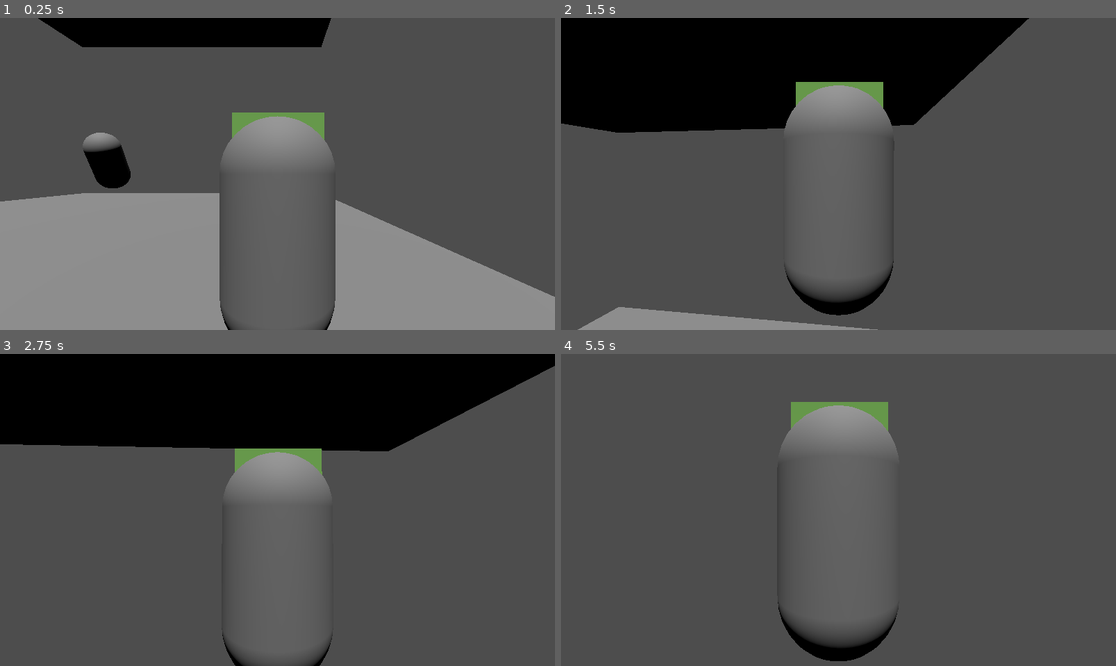
Above: before the commit, frames 1-4 (two rows, left to right).
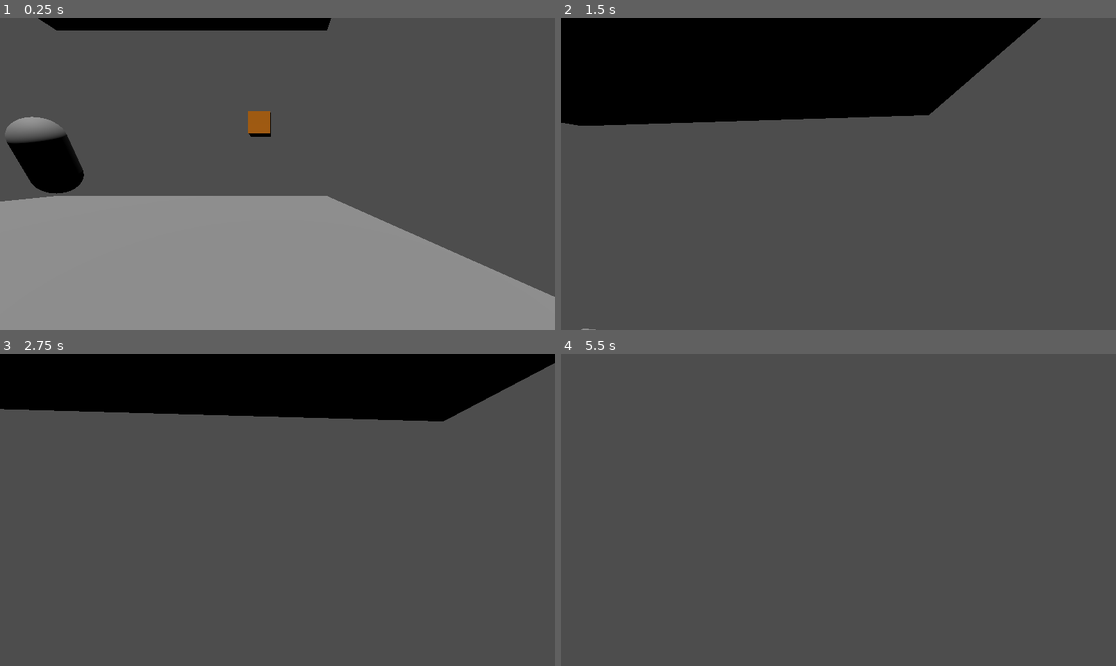
Above: after the commit, the same moments.

Repository: Noob-97/badideasjam
Game: Godot game, scene res://first_level.tscn
The game is run twice, just before and just after one commit, with the same random seed, the same clock (stepped at 60 frames per second) and the same inputs.
Inputs (mouse positions are in pixels of both pictures, inside the frame that each line leads up to):
- Up to frame 1 (0.25 s): no input
- Up to frame 2 (1.5 s): move the mouse to (866, 174) at 0.52 s; hold W (forward) from 0.53 s (still down); right-click (866, 174) at 0.6 s; tap Space (jump) at 0.77, 1.07 s; tap E (grab, bound only after the commit) at 0.8, 1.35 s; move the mouse to (810, 174) at 1.27 s
- Up to frame 3 (2.75 s): keep holding W (forward); tap Space (jump) at 1.52, 1.82, 2.3 s; tap Shift (retain_gravity, bound only after the commit) at 1.55 s; move the mouse to (288, 503) at 2.02 s; hold Shift (retain_gravity, bound only after the commit) from 2.03 s (still down)
- Up to frame 4 (5.5 s): move the mouse to (832, 516) at 2.77 s; release Shift (retain_gravity, bound only after the commit) at 2.78 s; tap Space (jump) at 2.85, 3.02, 3.32, 3.77, 4.07, 4.52, 4.82, 5.3 s; right-click (832, 516) at 3.05 s; move the mouse to (877, 513) at 3.52 s; right-click (877, 513) at 3.6 s; tap E (grab, bound only after the commit) at 3.8, 5.1 s; move the mouse to (794, 506) at 4.27 s; tap L (unlock_mouse) at 4.35 s; tap Shift (retain_gravity, bound only after the commit) at 4.55 s; move the mouse to (866, 510) at 5.02 s; release W (forward) at 5.03 s; hold S (backward) from 5.03 s (still down)

The runs differ from the first frame. In frame 1, 18% of the frame differs, in the area x 0-61%, y 4-100%; in frame 2, 7.0%; in frame 3, 11%; in frame 4, 4.1%.

Commit message:
Grabbing, Boxes and Gravity Retain

Diff:
--- a/Scripts/Components/Player.gd
+++ b/Scripts/Components/Player.gd
@@ -3,8 +3,10 @@
 @export_group("Configuration")
 @export var char_component: CharacterComponent
 @export var head: Node3D
+@export var GrabSpot : Node3D
 @export var camera: Camera3D
 @export var above: RayCast3D
+@export var GrabRay: RayCast3D
 @export var player_mesh: MeshInstance3D
 var prev_rotation: Vector3
 var prev_mouse_move: float
@@ -12,6 +14,9 @@
 var buffer_time: float = 0.1
 var prev_delta: float
 var rotate: bool = false
+var grabbing: bool = false
+
+signal ChangedGravity
 
 func _input(event):
 	if event.is_action_pressed("unlock_mouse"):
@@ -41,14 +46,17 @@
 		await get_tree().create_timer(buffer_time).timeout
 		jump_buffer = false
 	if Input.is_action_just_pressed("change_gravity"):
-		char_component.gravity = -char_component.gravity
-		char_component.jump_power = -char_component.jump_power
-		char_component.gravity_mode= not char_component.gravity_mode
-		if (char_component.gravity_mode):
-			up_direction = Vector3.DOWN
-		else:
-			up_direction = Vector3.UP
-		rotate = true
+		ChangedGravity.emit()
+
+		if not Input.is_action_pressed("retain_gravity"):
+			char_component.gravity = -char_component.gravity
+			char_component.jump_power = -char_component.jump_power
+			char_component.gravity_mode= not char_component.gravity_mode
+			if (char_component.gravity_mode):
+				up_direction = Vector3.DOWN
+			else:
+				up_direction = Vector3.UP
+			rotate = true
 
 	if rotate and above.is_colliding():
 		#var tween = get_tree().create_twewen()
@@ -58,6 +66,16 @@
 
 		#tween.tween_property(player_mesh, "rotation_degrees", Vector3(rotation_degrees.x, rotation_degrees.y, deg), 0.5)
 		rotate = false
+	if Input.is_action_just_pressed("grab"):
+		if grabbing:
+			GrabSpot.get_child(0).maintain_local_pos = false
+			GrabSpot.get_child(0).reparent(get_node("/root/Node3D"))
+			grabbing = false
+		elif not grabbing and GrabRay.is_colliding():
+			if GrabRay.get_collider() is RBBox:
+				GrabRay.get_collider().maintain_local_pos = true
+				GrabRay.get_collider().reparent(GrabSpot)
+				grabbing = true
 
 func _on_touched_ground() -> void:
 	if jump_buffer:
--- /dev/null
+++ b/Scripts/RBBox.gd
@@ -0,0 +1,15 @@
+extends RigidBody3D
+class_name RBBox
+
+@onready var PlayerNode: Player = get_node("/root/Node3D/Player")
+var maintain_local_pos = false
+
+func _ready() -> void:
+	PlayerNode.ChangedGravity.connect(change_gravity)
+
+func change_gravity():
+	gravity_scale = - gravity_scale
+
+func _physics_process(delta: float) -> void:
+	if maintain_local_pos:
+		position = Vector3.ZERO
--- a/first_level.tscn
+++ b/first_level.tscn
@@ -2,6 +2,7 @@
 
 [ext_resource type="PackedScene" uid="uid://bi5nw562aceo6" path="res://player.tscn" id="1_5puvx"]
 [ext_resource type="Script" uid="uid://5jxlp4s0y0k0" path="res://Scripts/rotate.gd" id="1_fnyhn"]
+[ext_resource type="Script" uid="uid://wt73dsylltvo" path="res://Scripts/RBBox.gd" id="3_7m365"]
 
 [sub_resource type="PlaneMesh" id="PlaneMesh_ccbq8"]
 
@@ -11,6 +12,14 @@
 [sub_resource type="CapsuleMesh" id="CapsuleMesh_5puvx"]
 
 [sub_resource type="CapsuleShape3D" id="CapsuleShape3D_fnyhn"]
+
+[sub_resource type="BoxShape3D" id="BoxShape3D_fnyhn"]
+
+[sub_resource type="StandardMaterial3D" id="StandardMaterial3D_7m365"]
+albedo_color = Color(0.89996266, 0.512195, 0, 1)
+
+[sub_resource type="BoxMesh" id="BoxMesh_5nl2g"]
+material = SubResource("StandardMaterial3D_7m365")
 
 [node name="Node3D" type="Node3D" unique_id=1201078613]
 
@@ -47,3 +56,15 @@
 
 [node name="CollisionShape3D" type="CollisionShape3D" parent="NEGATIVE/StaticBody3D" unique_id=501129273]
 shape = SubResource("BoxShape3D_5puvx")
+
+[node name="RBBox" type="Node3D" parent="." unique_id=1070727768]
+transform = Transform3D(1, 0, 0, 0, 1, 0, 0, 0, 1, 5.0453916, 4.138065, -4.482267)
+
+[node name="RigidBody3D" type="RigidBody3D" parent="RBBox" unique_id=537832048]
+script = ExtResource("3_7m365")
+
+[node name="CollisionShape3D" type="CollisionShape3D" parent="RBBox/RigidBody3D" unique_id=2118427896]
+shape = SubResource("BoxShape3D_fnyhn")
+
+[node name="MeshInstance3D" type="MeshInstance3D" parent="RBBox/RigidBody3D" unique_id=346267904]
+mesh = SubResource("BoxMesh_5nl2g")
--- a/player.tscn
+++ b/player.tscn
@@ -13,12 +13,14 @@
 [sub_resource type="BoxMesh" id="BoxMesh_8gbba"]
 material = SubResource("StandardMaterial3D_bo1nx")
 
-[node name="Player" type="CharacterBody3D" unique_id=1187361912 node_paths=PackedStringArray("char_component", "head", "camera", "above", "player_mesh")]
+[node name="Player" type="CharacterBody3D" unique_id=1187361912 node_paths=PackedStringArray("char_component", "head", "GrabSpot", "camera", "above", "GrabRay", "player_mesh")]
 script = ExtResource("1_cvnsp")
 char_component = NodePath("CharacterComponent")
 head = NodePath("CameraHandler/head")
+GrabSpot = NodePath("GrabSpot")
 camera = NodePath("CameraHandler/head/Camera3D")
 above = NodePath("GravityRaycasts/Above")
+GrabRay = NodePath("CameraHandler/head/GrabRaycast")
 player_mesh = NodePath("PlayerMesh")
 
 [node name="CameraHandler" type="Node3D" parent="." unique_id=1502466934]
@@ -28,8 +30,12 @@
 [node name="head" type="Node3D" parent="CameraHandler" unique_id=1814881882]
 
 [node name="Camera3D" type="Camera3D" parent="CameraHandler/head" unique_id=587745314]
-transform = Transform3D(1, 0, 0, 0, 1, 0, 0, 0, 1, 0, 0, 1.8180137)
+transform = Transform3D(1, 0, 0, 0, 1, 0, 0, 0, 1, 0, 0, -0.023585081)
 cull_mask = 1048063
+
+[node name="GrabRaycast" type="RayCast3D" parent="CameraHandler/head" unique_id=1448255473]
+transform = Transform3D(1, 0, 0, 0, 1, 0, 0, 0, 1, 0, 0, 0.024517179)
+target_position = Vector3(0, 0, -3)
 
 [node name="CollisionShape3D" type="CollisionShape3D" parent="." unique_id=532609218]
 shape = SubResource("CapsuleShape3D_jjvhh")
@@ -66,3 +72,6 @@
 
 [node name="Above" type="RayCast3D" parent="GravityRaycasts" unique_id=1369559158]
 target_position = Vector3(0, 5, 0)
+
+[node name="GrabSpot" type="Node3D" parent="." unique_id=1938648998]
+transform = Transform3D(1, 0, 0, 0, 1, 0, 0, 0, 1, 0, 0, -1.3260067)
--- a/project.godot
+++ b/project.godot
@@ -56,6 +56,16 @@
 "events": [Object(InputEventMouseButton,"resource_local_to_scene":false,"resource_name":"","device":-1,"window_id":0,"a …(253 unchanged characters)…
 ]
 }
+grab={
+"deadzone": 0.2,
+"events": [Object(InputEventKey,"resource_local_to_scene":false,"resource_name":"","device":-1,"window_id":0,"alt_pressed":false,"shift_pressed":false,"ctrl_pressed":false,"meta_pressed":false,"pressed":false,"keycode":0,"physical_keycode":69,"key_label":0,"unicode":101,"location":0,"echo":false,"script":null)
+]
+}
+retain_gravity={
+"deadzone": 0.2,
+"events": [Object(InputEventKey,"resource_local_to_scene":false,"resource_name":"","device":-1,"window_id":0,"alt_pressed":false,"shift_pressed":false,"ctrl_pressed":false,"meta_pressed":false,"pressed":false,"keycode":0,"physical_keycode":4194325,"key_label":0,"unicode":0,"location":0,"echo":false,"script":null)
+]
+}
 
 [physics]
 
Not shown, added: Scripts/RBBox.gd.uid
